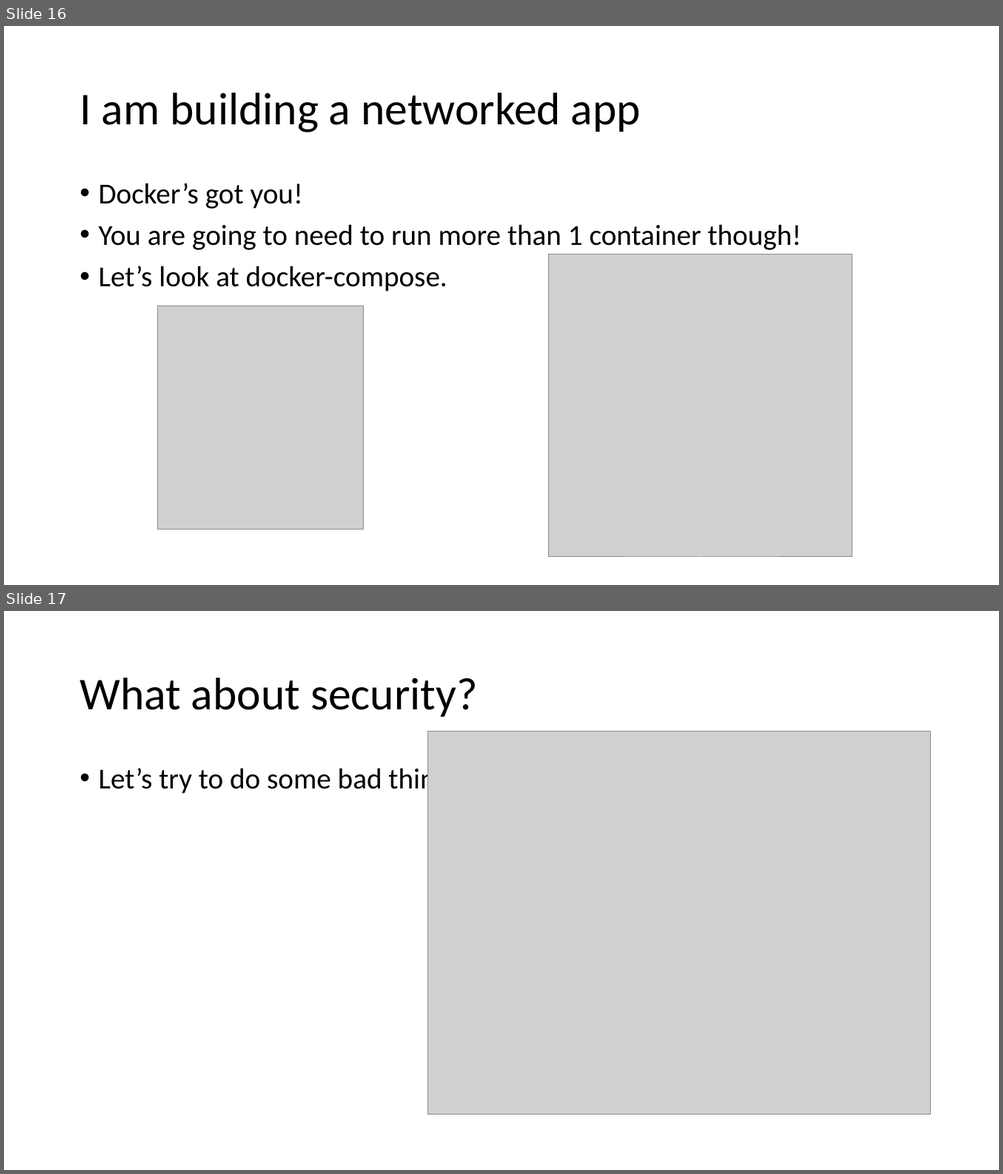
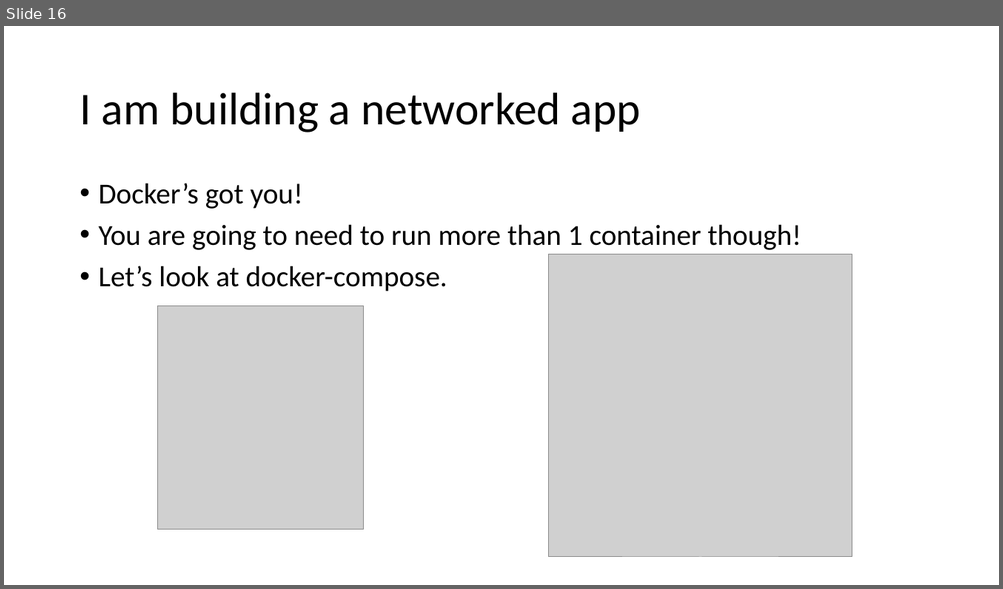
Before and after one commit to agsimeonov/docker-intro-presentation, a slide deck: docker-intro-presentation.pptx. Shown one above the other, each under a label of ours: slides 16 and 17 before the commit, slide 16 after it. The pictures are 1003x1174 and 1003x589 pixels, drawn with LibreOffice and Linux fonts; fonts in the diff are those of the drawing; grey boxes stand for pictures. Boxes give left, top, right and bottom in pixels: in the first picture for what was removed or moved away, otherwise in the second. Text is boxed around its words. In the diff, an @@ line names an element or a change of style, - is before the commit and + after.

```diff
--- a/docker-intro-presentation.pptx
+++ b/docker-intro-presentation.pptx
@@ slide 17 removed at <box>4,611,999,1170</box>, background #FFFFFF @@
@@ title removed at <box>79,678,478,717</box> @@
-What about security?
@@ picture removed at <box>428,732,930,1116</box> @@
@@ text removed at <box>99,764,467,796</box> @@
-• Let’s try to do some bad things.
```
Also in this commit, not shown: 6 slides changed, 4 slides added, 2 other slides removed, 5 other files.
